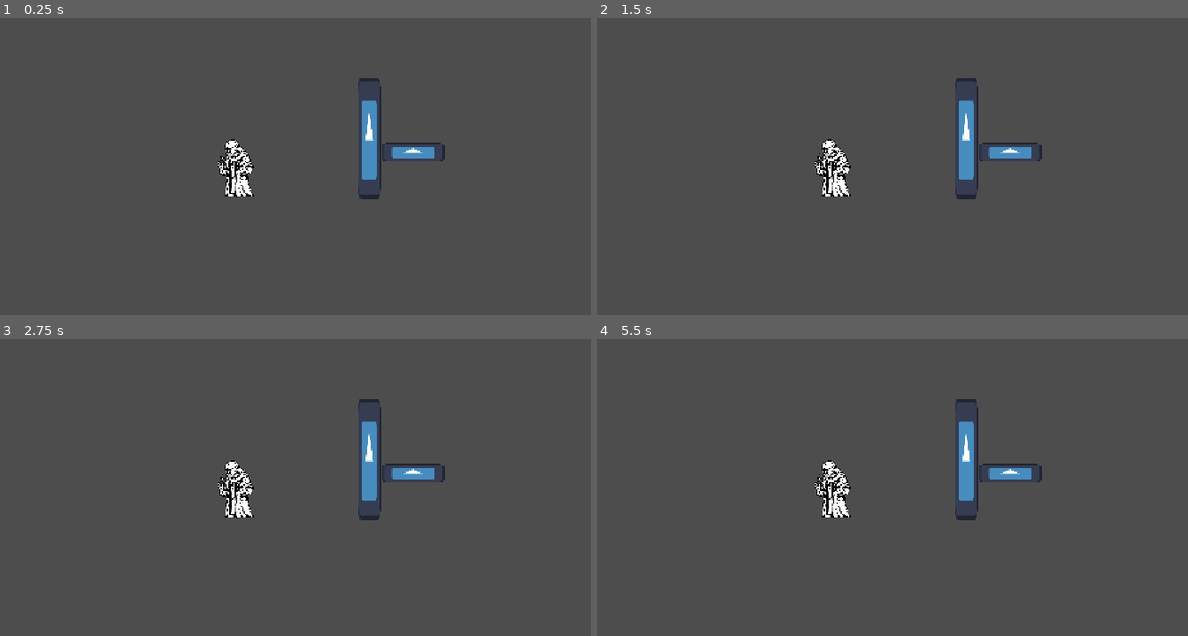
Above: before the commit, frames 1-4 (two rows, left to right).
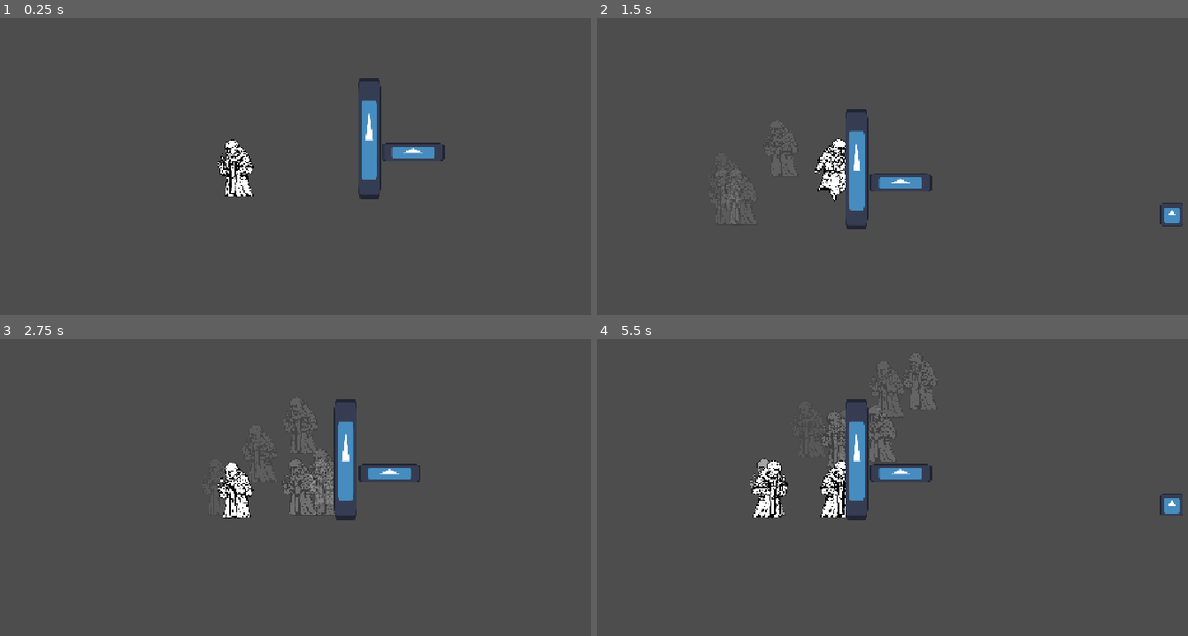
Above: after the commit, the same moments.

Repository: gostke/timeverns
Game: Godot game, scene res://levels/level_2.tscn
The game is run twice, just before and just after one commit, with the same random seed, the same clock (stepped at 60 frames per second) and the same inputs. This scene is started directly instead of the project's main scene. The engine's default icon, where the game draws it, is replaced by a stand-in: a white triangle on a blue panel in a dark square.
Inputs:
- Up to frame 1 (0.25 s): no input
- Up to frame 2 (1.5 s): tap Enter at 0.5 s; hold D (right) from 0.53 s (still down); tap 1 (clone_1) at 0.6, 1.35 s; tap W (up) at 0.77 s
- Up to frame 3 (2.75 s): tap W (up) at 1.52 s; release D (right) at 2.03 s; hold A (left) from 2.03 s (still down); tap Q (drop) at 2.1 s; tap 1 (clone_1) at 2.3 s
- Up to frame 4 (5.5 s): release A (left) at 2.78 s; hold D (right) 2.78-4.28 s; tap E (use) at 2.85 s; tap W (up) at 3.02, 3.77, 4.52 s; tap 1 (clone_1) at 3.05, 3.6, 4.35, 5.3 s; hold A (left) 4.28-5.03 s; hold D (right) from 5.03 s (still down); tap Q (drop) at 5.1 s

The runs differ from the first frame. In frame 2, 3.6% of the frame differs, in the area x 20-100%, y 20-72%; in frame 3, 3.4%; in frame 4, 4.9%, in the area x 25-100%, y 20-62%.
Error before the commit: Invalid call. Nonexistent function 'run_actions' in base 'Nil'. (res://player/human.gd:126)

Commit message:
is player true

Diff:
--- a/levels/level_2.tscn
+++ b/levels/level_2.tscn
@@ -17,10 +17,10 @@
 size = Vector2(34, 36)
 
 [node name="Level2" instance=ExtResource("1_0srwa")]
-position = Vector2(-52, 19)
 
 [node name="Human" parent="." index="0" instance=ExtResource("2_v5uil")]
 position = Vector2(163, 606)
+is_player = true
 
 [node name="Camera2D" type="Camera2D" parent="Human" index="3"]
 
--- a/player/human.gd
+++ b/player/human.gd
@@ -36,6 +36,7 @@
 	var clone: Human = human_scene.instantiate()
 	# deep copy
 	clone.frames = frames.duplicate(true)
+	clone.is_player = false
 	add_sibling(clone)
 	clone.global_position = clone.frames[0].global_pos
 	clone.get_node("Timers/CloneTimer").start()
@@ -123,6 +124,9 @@
 func handle_clone() -> void:
 	if frames.is_empty():
 		return
+	# don't ask why (I don't know)
+	if !frames[curr_frame]:
+		return
 	frames[curr_frame].run_actions(self)
 	curr_frame += 1
 	if curr_frame >= frame_count:
--- a/player/human.tscn
+++ b/player/human.tscn
@@ -92,6 +92,7 @@
 [node name="Human" type="CharacterBody2D"]
 collision_layer = 2
 script = ExtResource("1_3kgn4")
+is_player = true
 jump_force = 5.0
 mass = 2.0
 drag = 0.2
